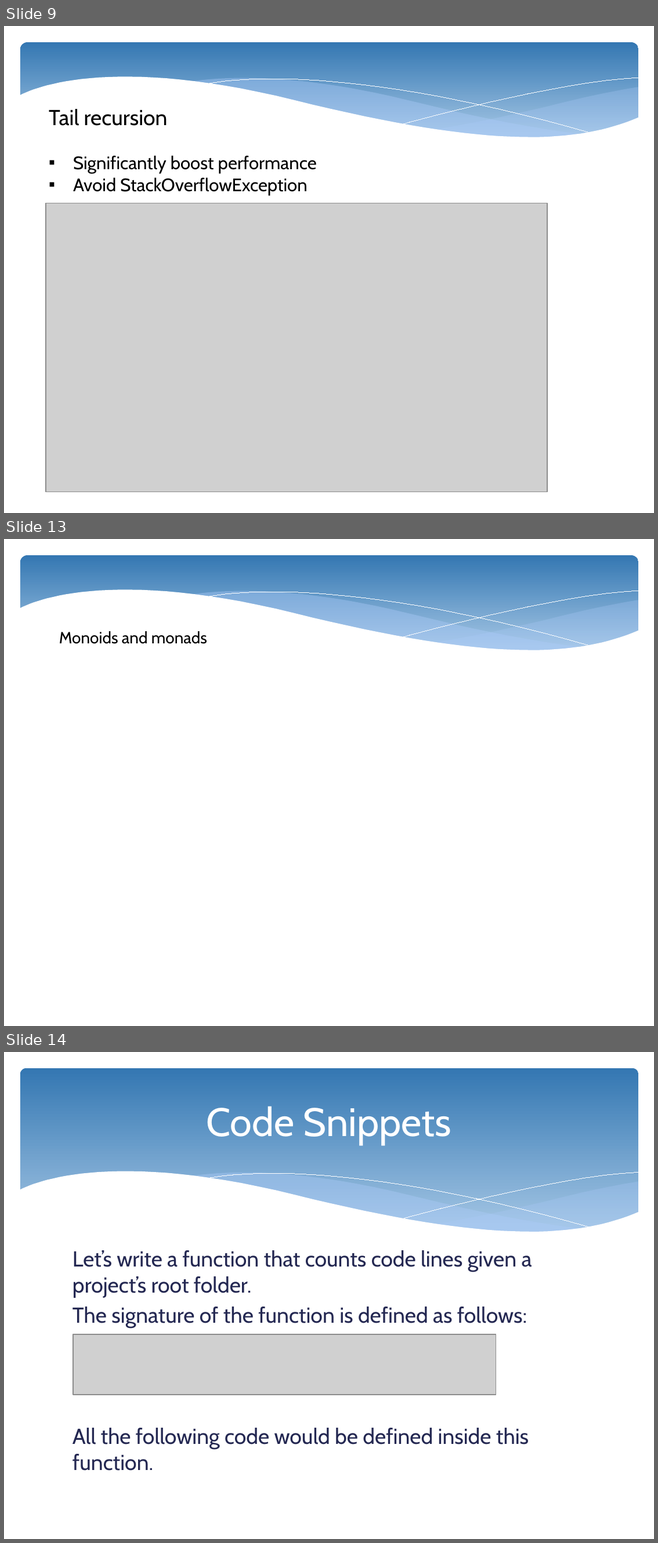
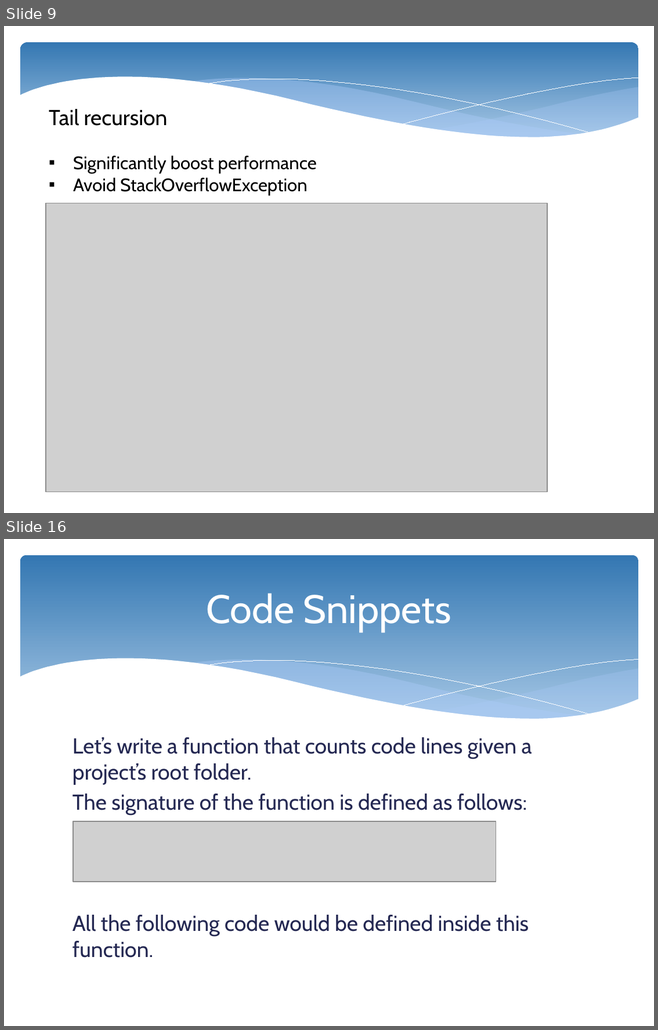
Before and after one commit to nestorsokil/scala-sandbox, a slide deck: FP.pptx. Shown one above the other, each under a label of ours: slides 9, 13 and 14 before the commit, slides 9 and 16 after it; the slides between them are not shown. The pictures are 658x1543 and 658x1030 pixels, drawn with LibreOffice and Linux fonts; fonts in the diff are those of the drawing; grey boxes stand for pictures. Boxes give left, top, right and bottom in pixels: in the first picture for what was removed or moved away, otherwise in the second. Text is boxed around its words. In the diff, an @@ line names an element or a change of style, - is before the commit and + after.

```diff
--- a/FP.pptx
+++ b/FP.pptx
@@ slide 13 removed at (4,539,654,1026), background #FFFFFF; not listed: 6 template elements that a slide beside it also shows @@
@@ text removed at (59,631,207,644) @@
-Monoids and monads
@@ what was slide 14 is now slide 16 @@
```
Also in this commit, not shown: 7 slides changed, 6 slides added, 2 other slides removed.
